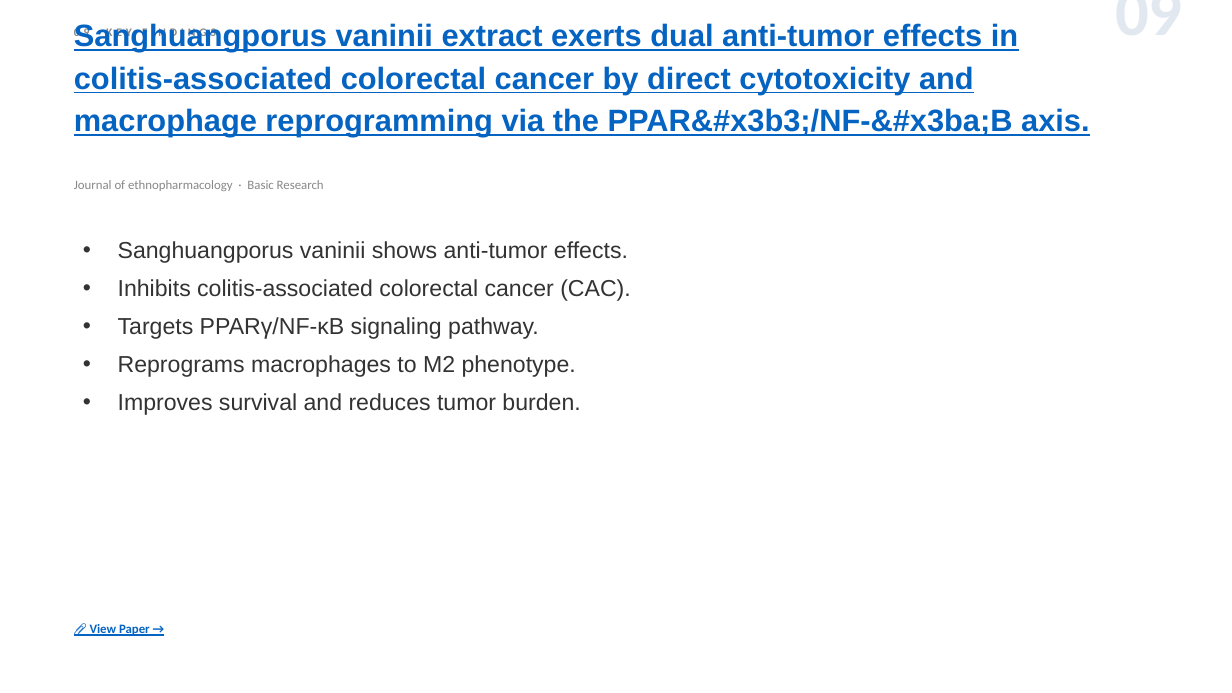
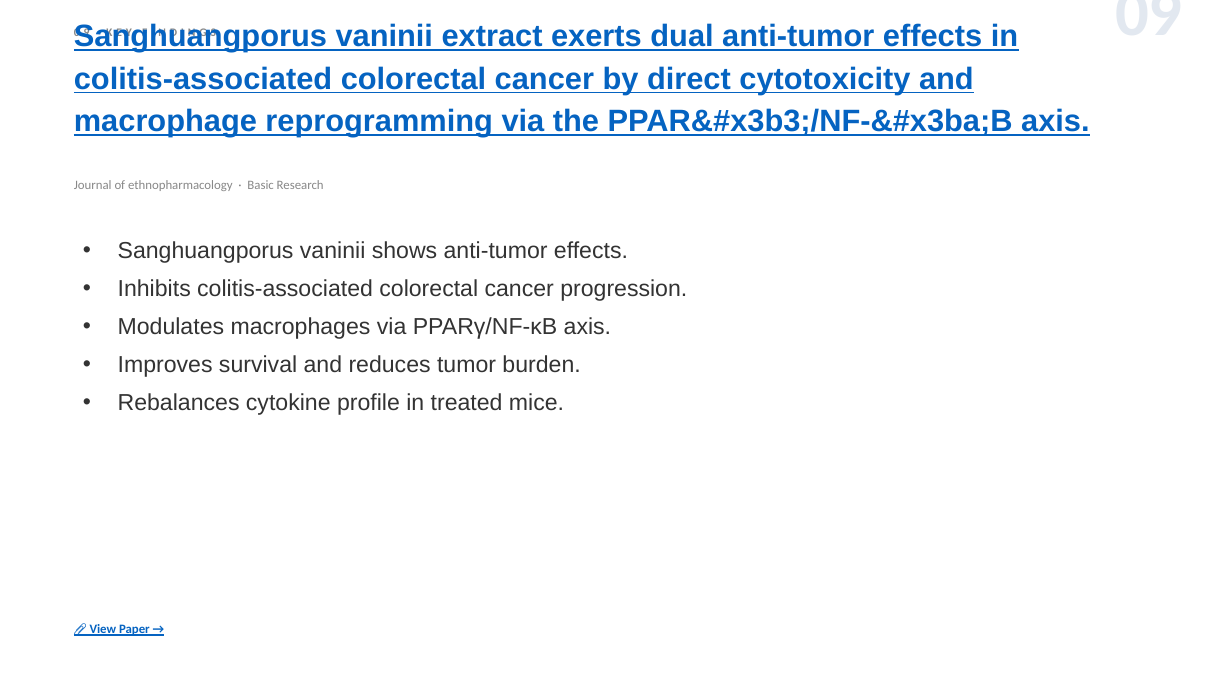
Before and after one commit to jejenhu-maker/colorectal-weekly-digest, a slide deck: slide 11 of docs/digest-en.pptx. Drawn at 1232x693 pixels with LibreOffice and Linux fonts; fonts in the diff are those of the drawing. Boxes give left, top, right and bottom in pixels: in the first picture for what was removed or moved away, otherwise in the second. Text is boxed around its words. In the diff, an @@ line names an element or a change of style, - is before the commit and + after.

```diff
--- a/docs/digest-en.pptx
+++ b/docs/digest-en.pptx
@@ text at [118, 279, 687, 339]: text changed @@
-• Inhibits colitis-associated colorectal cancer (CAC).
-• Targets PPARγ/NF-κB signaling pathway.
-• Reprograms macrophages to M2 phenotype.
+• Inhibits colitis-associated colorectal cancer progression.
+• Modulates macrophages via PPARγ/NF-κB axis.
@@ text at [118, 393, 564, 415]: paragraph added @@
+• Rebalances cytokine profile in treated mice.
```
Also in this commit, not shown: 10 other slides changed, 1 slide added, 3 other files.
